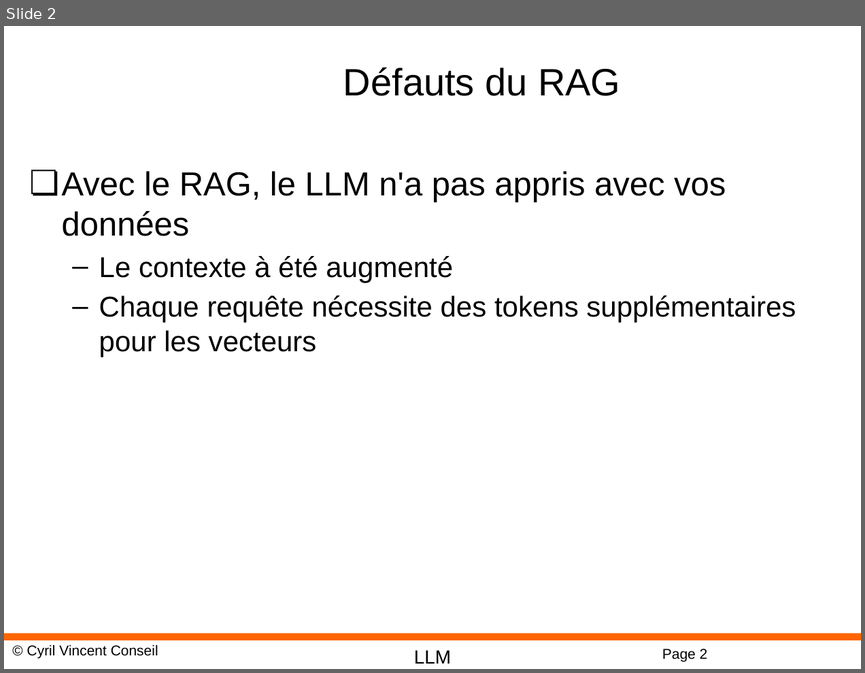
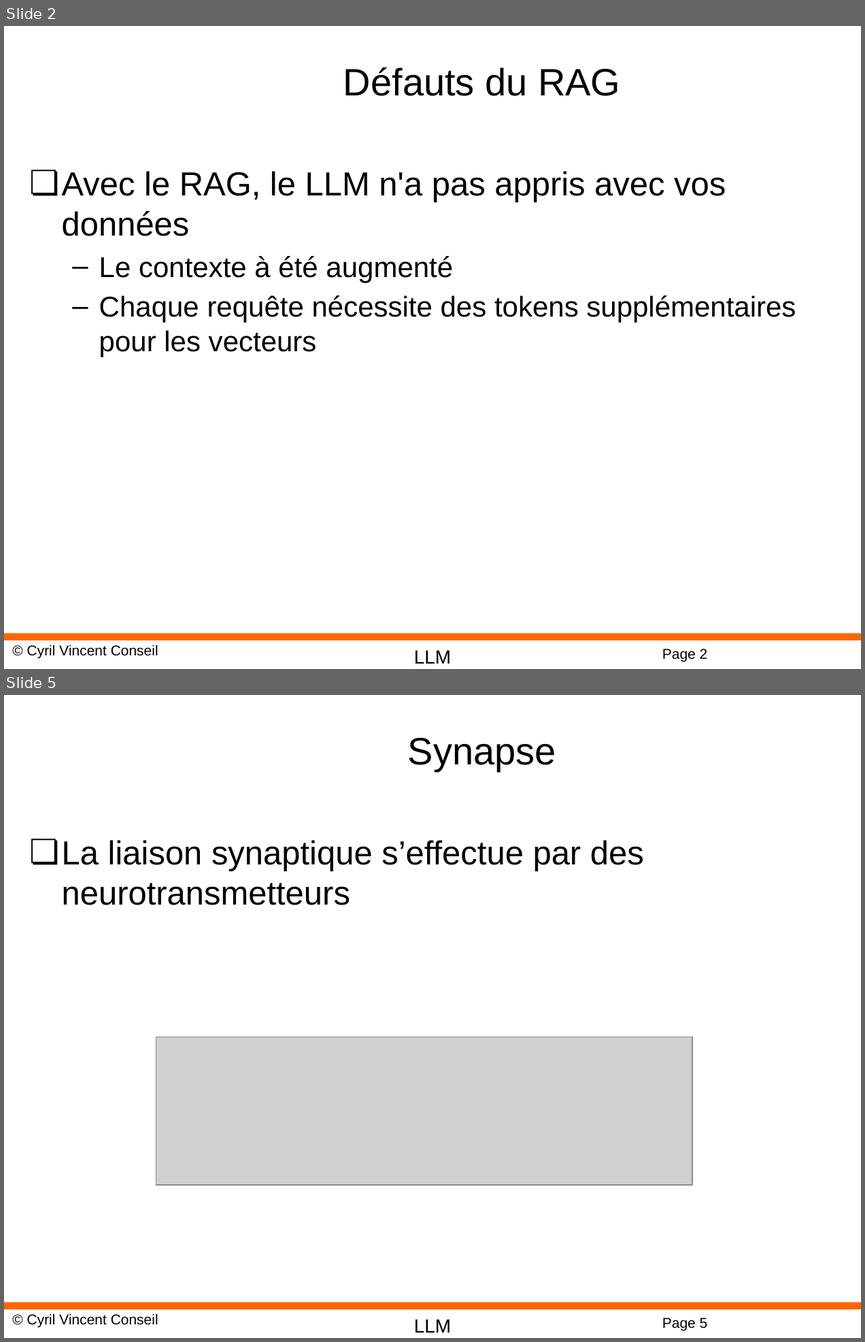
Before and after one commit to cyrilvincent/rag, a slide deck: ppt/RAG13-FineTuning.pptx. Shown one above the other, each under a label of ours: slide 2 before the commit, slides 2 and 5 after it; the slides between them are not shown. The pictures are 865x673 and 865x1342 pixels, drawn with LibreOffice and Linux fonts; fonts in the diff are those of the drawing; grey boxes stand for pictures; background and template pictures are left out. Boxes give left, top, right and bottom in pixels: in the first picture for what was removed or moved away, otherwise in the second. Text is boxed around its words. In the diff, an @@ line names an element or a change of style, - is before the commit and + after.

```diff
--- a/ppt/RAG13-FineTuning.pptx
+++ b/ppt/RAG13-FineTuning.pptx
@@ slide 5 added at [4,695,861,1338], background #FFFFFF; not listed: 4 template elements that a slide beside it also shows @@
@@ title added at [408,738,556,772], 32 pt, text #000000 @@
+Synapse
@@ text added at [62,840,644,905], 28 pt, text #000000 @@
+❏ La liaison synaptique s’effectue par des neurotransmetteurs
@@ picture added at [156,1037,692,1185] @@
```
Also in this commit, not shown: 1 slide changed, 11 other slides added, 47 other files.
